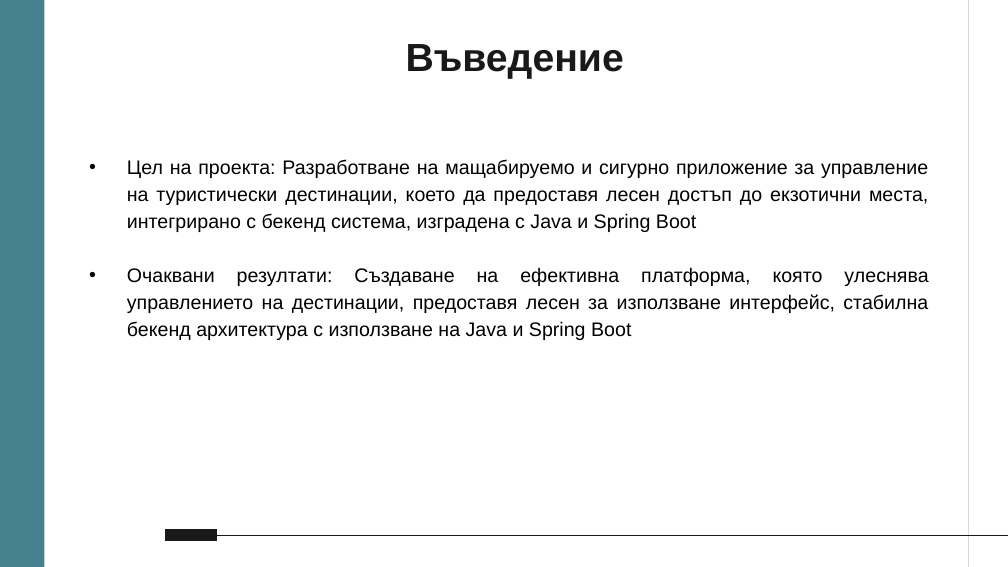
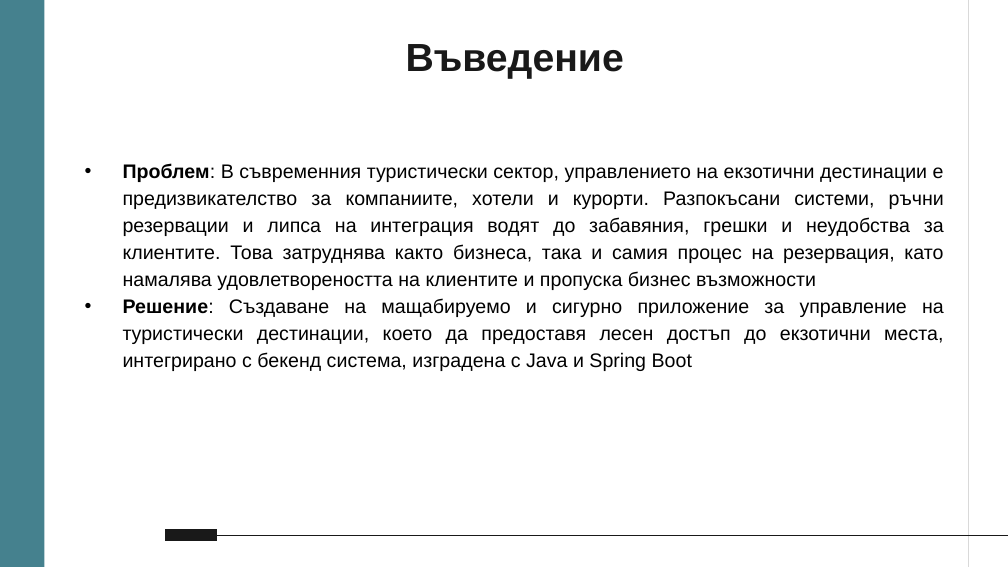
Before and after one commit to ZSMihaleva20/Exotic-Travel-Destination-Management-System, a slide deck: slide 2 of docs/presentation.pptx. Drawn at 1008x567 pixels with LibreOffice and Linux fonts; fonts in the diff are those of the drawing. Boxes give left, top, right and bottom in pixels: in the first picture for what was removed or moved away, otherwise in the second. Text is boxed around its words. In the diff, an @@ line names an element or a change of style, - is before the commit and + after.

Commit message:
Fix presentation

```diff
--- a/docs/presentation.pptx
+++ b/docs/presentation.pptx
@@ text at [123,163,944,371]: text changed @@
-• Цел на проекта: Разработване на мащабируемо и сигурно приложение за управление на туристически дестинации, което да предоставя лесен достъп до екзотични места, интегрирано с бекенд система, изградена с Java и Spring Boot
-• Очаквани резултати: Създаване на ефективна платформа, която улеснява управлението на дестинации, предоставя лесен за използване интерфейс, стабилна бекенд архитектура с използване на Java и Spring Boot
+• Проблем: В съвременния туристически сектор, управлението на екзотични дестинации е предизвикателство за компаниите, хотели и курорти. Разпокъсани системи, ръчни резервации и липса на интеграция водят до забавяния, грешки и неудобства за клиентите. Това затруднява както бизнеса, така и самия процес на резервация, като намалява удовлетвореността на клиентите и пропуска бизнес възможности
+• Решение: Създаване на мащабируемо и сигурно приложение за управление на туристически дестинации, което да предоставя лесен достъп до екзотични места, интегрирано с бекенд система, изградена с Java и Spring Boot
```
